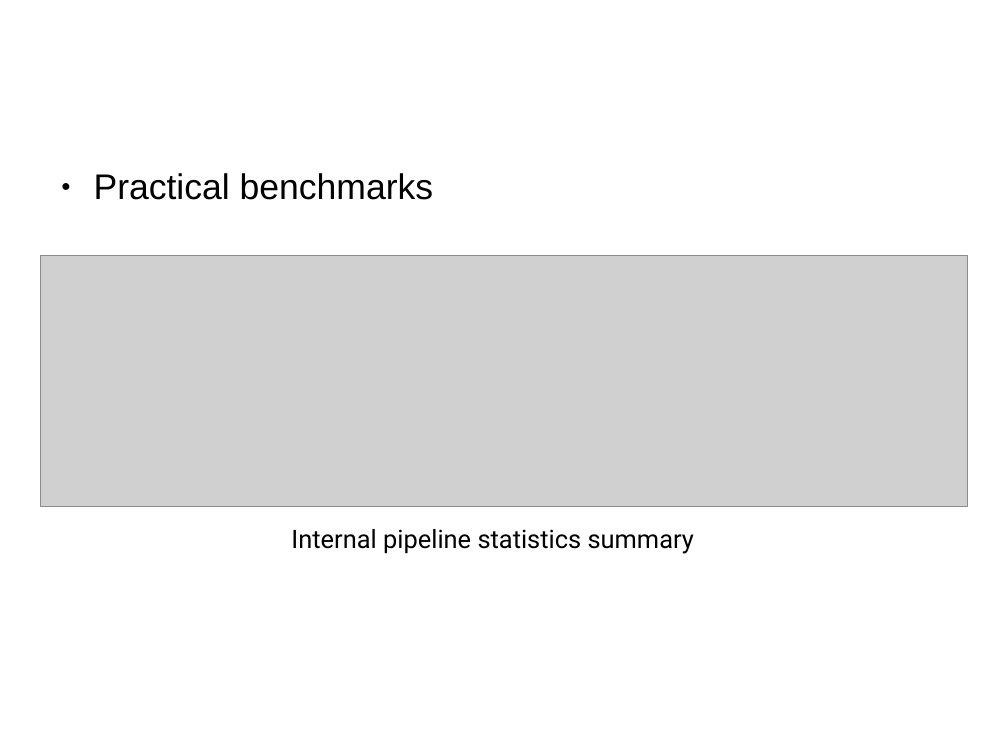
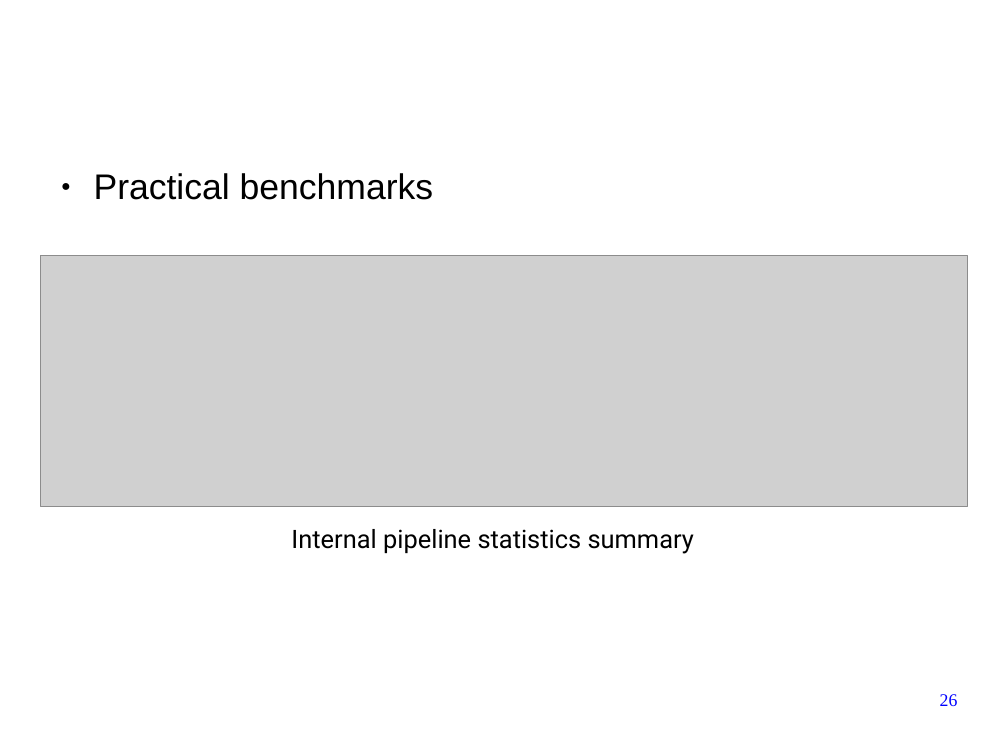
Before and after one commit to forestcheng/cudahmmsearch, a slide deck: slide 26 of thesis/thesisDefense.odp (slide 27 before the commit). Drawn at 1008x756 pixels with LibreOffice and Linux fonts; fonts in the diff are those of the drawing; grey boxes stand for pictures; background and template pictures are left out. Boxes give left, top, right and bottom in pixels: in the first picture for what was removed or moved away, otherwise in the second. Text is boxed around its words. In the diff, an @@ line names an element or a change of style, - is before the commit and + after.

```diff
--- a/thesis/thesisDefense.odp
+++ b/thesis/thesisDefense.odp
@@ page number added at (940, 694, 958, 706), 14 pt, text #0000FF @@
+26
```
Also in this commit, not shown: 28 other slides changed, 1 slide removed, 1 other file.
